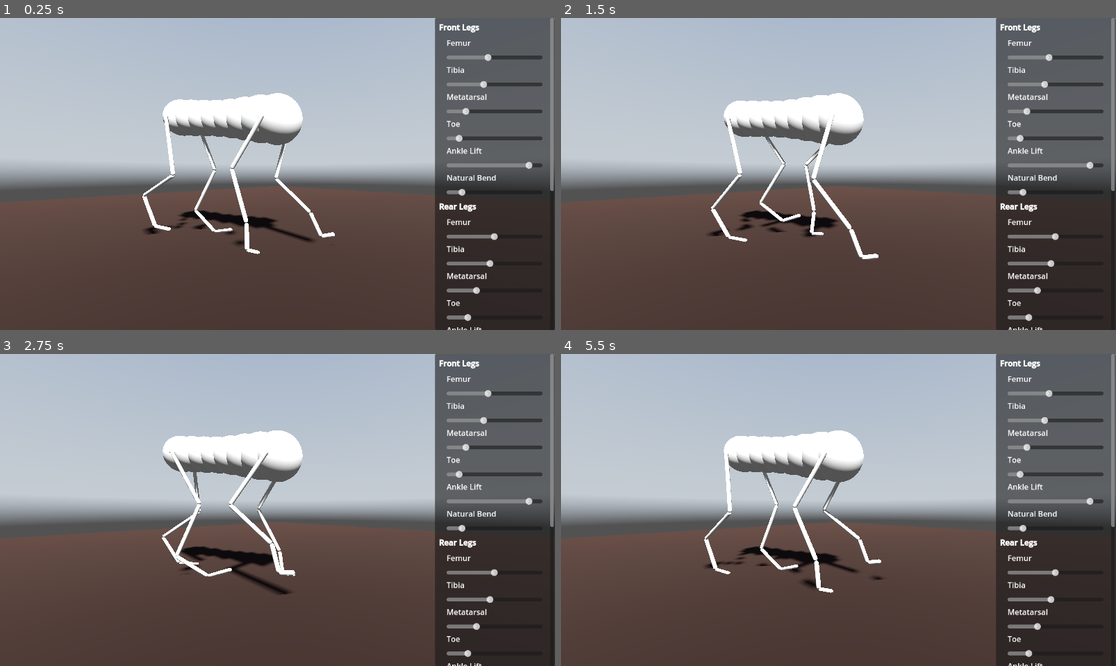
Above: before the commit, frames 1-4 (two rows, left to right).
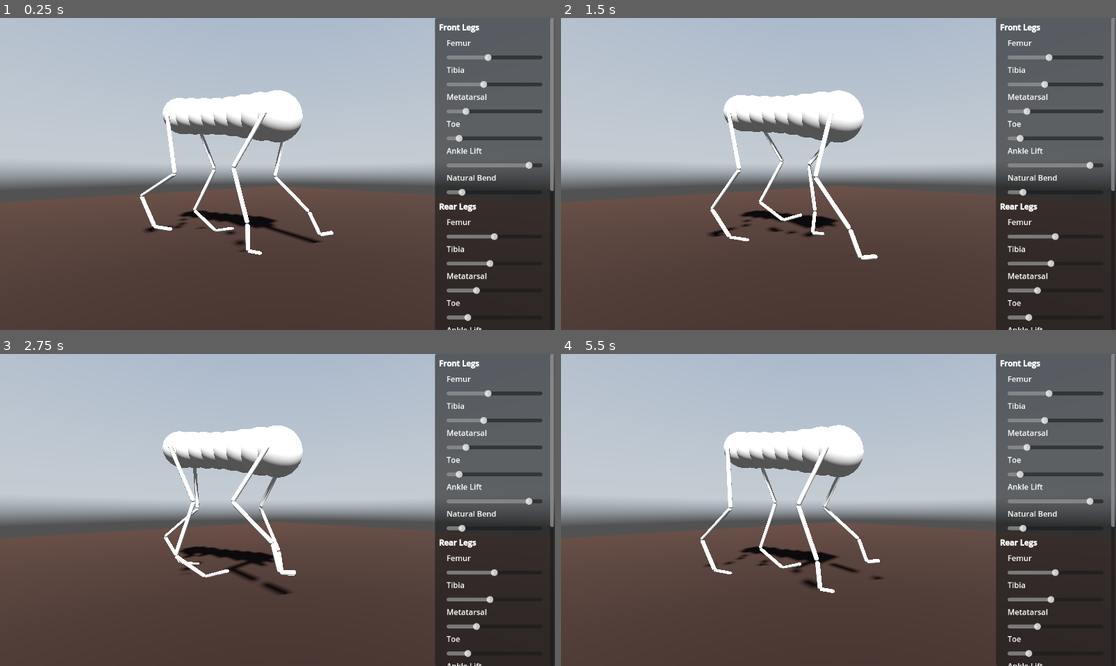
Above: after the commit, the same moments.

Repository: jehoz/legs-and-gaits
Game: Godot game, scene res://scenes/default.tscn
The game is run twice, just before and just after one commit, with the same random seed, the same clock (stepped at 60 frames per second) and the same inputs. A sky picture missing from this copy of the repository is replaced by a grey-blue gradient.
Inputs:
- Up to frame 1 (0.25 s): no input
- Up to frame 2 (1.5 s): no input
- Up to frame 3 (2.75 s): no input
- Up to frame 4 (5.5 s): no input

The runs differ from the first frame. In frame 1, 1.8% of the frame differs, in the area x 25-61%, y 23-76%; in frame 2, 2.4%; in frame 3, 2.6%; in frame 4, 2.8%, in the area x 25-58%, y 22-77%.

Commit message:
Improvements to body segment twist and bounce motions

Diff:
--- a/scripts/body_segment.gd
+++ b/scripts/body_segment.gd
@@ -52,19 +52,26 @@
 		return
 
 	# twist body segments with leg movement
-	var twist =  leg_l.oscillator.sine()
+	var foot_diff = leg_r.foot_target.global_position - leg_l.foot_target.global_position
+	var twist = atan(foot_diff.z / foot_diff.x)
 	var look_target = global_position + (-get_parent_node_3d().global_basis.z)
 	look_at(look_target, global_basis.y)
-	rotate_y(-twist * 0.2)
+	rotate_y(-twist * 0.1)
 
-	if (leg_l.is_planted() or leg_r.is_planted()) and position.y < resting_height:
-		var force = atan(leg_l.osc_vertical_bias) + (PI / 2)
-		force *= max(-leg_l.oscillator.asymmetric(leg_l.osc_vertical_bias),
-					 -leg_r.oscillator.asymmetric(leg_r.osc_vertical_bias))
+	# upward force applied by leg proportional to step
+	var leg_force = max(-leg_l.oscillator.asymmetric(leg_l.osc_vertical_bias, PI/2),
+					 	-leg_r.oscillator.asymmetric(leg_r.osc_vertical_bias, PI/2))
+	# this just makes the walk animaton more natural looking
+	var target_height = resting_height + leg_force * leg_l.max_length() * 0.1
 
-		var error = resting_height - position.y
+	# apply upward acceleration to body segment when leg is planted
+	if (leg_l.is_planted() or leg_r.is_planted()) and position.y < target_height:
+		var error = target_height - position.y
 
-		y_velocity += (500.0 * error - 100 * (error - prev_error)) * delta * force
+		var p_coeff = 75 + pow(2, leg_l.osc_vertical_bias) * leg_force * 0.5
+		var d_coeff = 10.0
+
+		y_velocity += (p_coeff * error - d_coeff * (error - prev_error)) * delta
 		y_velocity /= 2.0
 		prev_error = error
 
